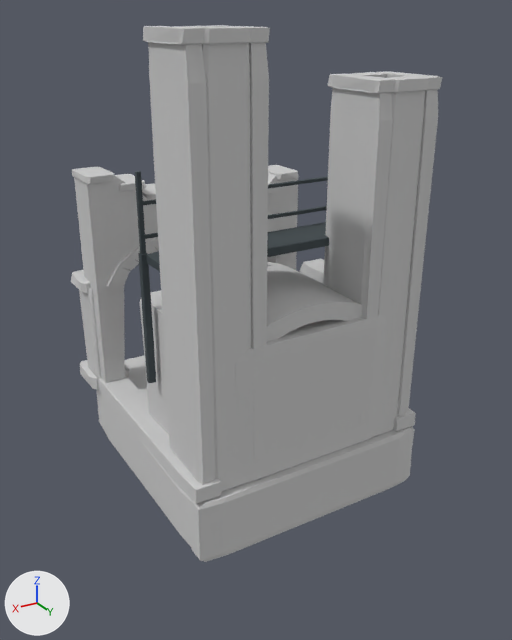
Renders of the glTF model assets/models/environment/citadel_bay_broken.glb from each side of a commit.
One viewpoint serves both versions: a 50 mm camera at (5.71, 12.1, 6.52) aimed at (-0.1, 2.42, 1.68). Arrows for +X, +Y and +Z are at lower left; the lights stay in place. The picture after the commit comes second. Vertices at exactly the same position are counted once.

The older version as bpy lines, for what is in view:
```python
me_citadel_bay_broken_dressed_stone = bpy.data.meshes.new('citadel_bay_broken_dressed_stone')
me_citadel_bay_broken_dressed_stone.from_pydata(...)  # 848 vertices, 1608 faces; spans x -2.27..2.27, y -0.46..4.41, z 0.0..6.4
me_citadel_bay_broken_dressed_stone.materials.append(mat_environment_dressed_stone)  # light grey #cccccc
me_citadel_bay_broken_iron = bpy.data.meshes.new('citadel_bay_broken_iron')
me_citadel_bay_broken_iron.from_pydata(...)  # 432 vertices, 780 faces; spans x -2.02..2.02, y 2.01..3.36, z 0.12..4.49
me_citadel_bay_broken_iron.materials.append(mat_environment_iron)  # dark grey #535d61
me_citadel_bay_broken_masonry = bpy.data.meshes.new('citadel_bay_broken_masonry')
me_citadel_bay_broken_masonry.from_pydata(...)  # 792 vertices, 1596 faces; spans x -2.17..2.18, y -0.2..4.5, z -1.11..6.31
me_citadel_bay_broken_masonry.materials.append(mat_environment_masonry)  # light grey #cccccc
ob_citadel_bay_broken__dressed_stone = bpy.data.objects.new('citadel_bay_broken__dressed_stone', me_citadel_bay_broken_dressed_stone)
ob_citadel_bay_broken__dressed_stone.location = (0.0, 0.0, 0.0)
ob_citadel_bay_broken__iron = bpy.data.objects.new('citadel_bay_broken__iron', me_citadel_bay_broken_iron)
ob_citadel_bay_broken__iron.location = (0.0, 0.0, 0.0)
ob_citadel_bay_broken__masonry = bpy.data.objects.new('citadel_bay_broken__masonry', me_citadel_bay_broken_masonry)
ob_citadel_bay_broken__masonry.location = (0.0, 0.0, 0.0)
# also in view: 'citadel_bay_broken__paving' at (0.0, 1.92, -0.02)
```
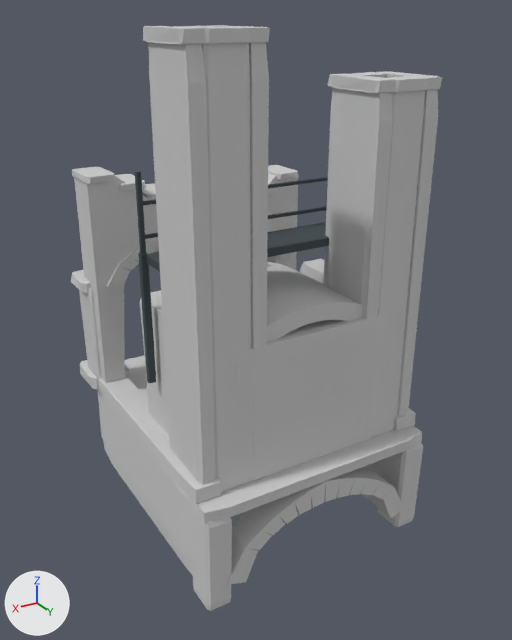
Location of each change, [x1, y1, x2, y2] in pixels of the pictures (512 x 640 px; the box of a moved part takes in the faces that stretch with it):
'citadel_bay_broken__masonry', reshaped (9% taller)
    before: [74, 42, 438, 562]
    after: [74, 42, 438, 611]
'citadel_bay_broken__dressed_stone', reshaped (37% taller)
    before: [71, 25, 442, 390]
    after: [71, 25, 442, 524]
part 1 of me_citadel_bay_broken_masonry, moved or reshaped (mostly hidden before)
    before: [410, 427, 415, 445]
    after: [364, 457, 389, 481]
part 2 of me_citadel_bay_broken_masonry, moved or reshaped
    before: [96, 389, 199, 554]
    after: [98, 389, 197, 568]
part 3 of me_citadel_bay_broken_masonry, rebuilt (19% narrower, 12% shorter)
    before: [191, 428, 412, 562]
    after: [227, 467, 405, 585]
part 4 of me_citadel_bay_broken_masonry, added
    after: [378, 440, 423, 527]
part 5 of me_citadel_bay_broken_masonry, added
    after: [193, 513, 232, 611]
part 6 of me_citadel_bay_broken_masonry, added
    after: [103, 440, 193, 575]
part 7 of me_citadel_bay_broken_dressed_stone, added
    after: [189, 426, 422, 524]

Patch to the scene script:
```diff
--- a/assets/models/environment/citadel_bay_broken.glb.py
+++ b/assets/models/environment/citadel_bay_broken.glb.py
@@ me_citadel_bay_broken_masonry @@
 # used by ob_citadel_bay_broken__masonry; location = (0.0, 0.0, 0.0)
-me_citadel_bay_broken_masonry.from_pydata(...)  # 792 vertices, 1596 faces; spans x -2.17..2.18, y -0.2..4.5, z -1.11..6.31
+me_citadel_bay_broken_masonry.from_pydata(...)  # 962 vertices, 1920 faces; spans x -2.17..2.18, y -0.2..4.72, z -1.87..6.31
+# me_citadel_bay_broken_masonry part 1: the loose piece of 32 vertices spanning x -2.14..-1.66, y -0.01..4.44, z -1.01..-0.01 is scaled about its middle by (1, 1, 1.38), then moved by (0.02, 0.0, -0.19)
+# me_citadel_bay_broken_masonry part 2: the loose piece of 32 vertices spanning x 1.66..2.14, y -0.01..4.44, z -1.01..-0.01 is scaled about its middle by (1, 1, 1.38), then moved by (-0.02, 0.0, -0.19)
+# me_citadel_bay_broken_masonry part 3: the loose piece of 32 vertices spanning x -2.11..2.1, y 4.11..4.5, z -1.11..-0.01 is rebuilt with 74 vertices and now spans x -1.77..1.77, y 4.23..4.72, z -1.54..-0.21
+# me_citadel_bay_broken_masonry part 4: a new loose piece of 32 vertices spanning x -2.11..-1.67, y 4.07..4.7, z -1.87..-0.15, in mat_environment_masonry (light grey #cccccc)
+# me_citadel_bay_broken_masonry part 5: a new loose piece of 32 vertices spanning x 1.65..2.09, y 4.07..4.7, z -1.87..-0.15, in mat_environment_masonry (light grey #cccccc)
+# me_citadel_bay_broken_masonry part 6: a new loose piece of 32 vertices spanning x 1.5..2.11, y -0.02..4.44, z -1.62..-1.33, in mat_environment_masonry (light grey #cccccc)
+# other edits to the shape of me_citadel_bay_broken_masonry do not show in these pictures
 me_citadel_bay_broken_masonry.materials.append(mat_environment_masonry)
@@ me_citadel_bay_broken_dressed_stone @@
 # used by ob_citadel_bay_broken__dressed_stone; location = (0.0, 0.0, 0.0)
-me_citadel_bay_broken_dressed_stone.from_pydata(...)  # 848 vertices, 1608 faces; spans x -2.27..2.27, y -0.46..4.41, z 0.0..6.4
+me_citadel_bay_broken_dressed_stone.from_pydata(...)  # 880 vertices, 1668 faces; spans x -2.27..2.27, y -0.46..4.73, z -0.22..6.4
+# me_citadel_bay_broken_dressed_stone part 7: a new loose piece of 32 vertices spanning x -2.11..2.1, y 4.06..4.73, z -0.22..0.0, in mat_environment_dressed_stone (light grey #cccccc)
 me_citadel_bay_broken_dressed_stone.materials.append(mat_environment_dressed_stone)
```
